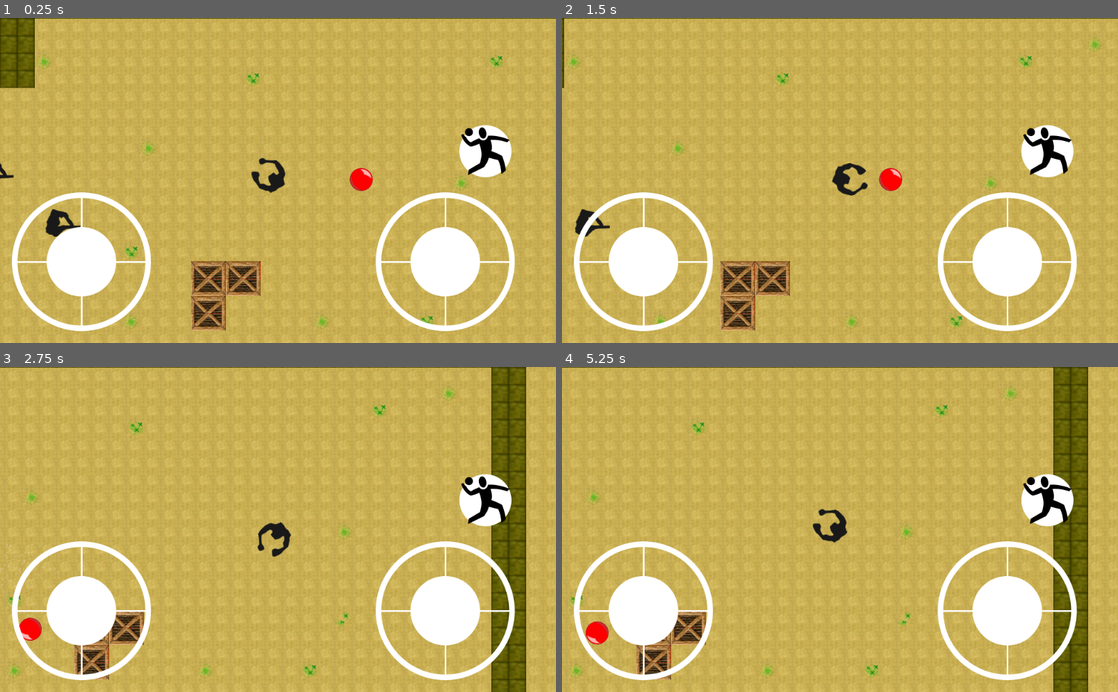
Above: before the commit, frames 1-4 (two rows, left to right).
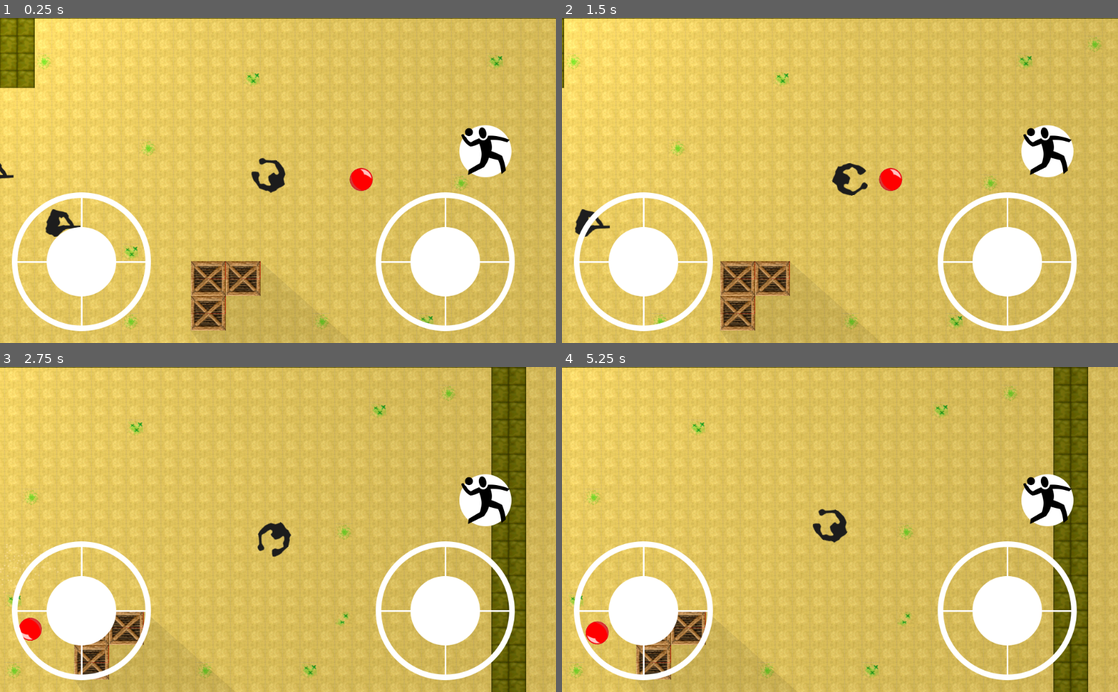
Above: after the commit, the same moments.

Repository: AndreMicheletti/queimada-rpg-godot
Game: Godot game, scene res://scenes/MainScene.tscn
Two runs of this game, one before a commit and one after it. Both use one fixed random seed, a clock stepped at 60 frames per second and the inputs below.
Inputs (mouse positions are in pixels of both pictures, inside the frame that each line leads up to):
- Up to frame 1 (0.25 s): no input
- Up to frame 2 (1.5 s): click (1045, 151) at 0.5 s; tap Enter at 1.25 s; move the mouse to (962, 164) at 1.27 s; hold D (move_right) from 1.28 s (still down); click (962, 164) at 1.35 s
- Up to frame 3 (2.75 s): release D (move_right) at 2 s; drag from (166, 545) to (250, 594) at 2.02 s
- Up to frame 4 (5.25 s): move the mouse to (895, 458) at 2.77 s; hold D (move_right) 2.78-3.5 s; click (895, 458) at 2.85 s; drag from (812, 594) to (673, 480) at 3.52 s; tap Space at 4.25 s; move the mouse to (1006, 578) at 4.27 s; hold A (move_left) 4.28-5 s; click (1006, 578) at 4.35 s; drag from (673, 480) to (756, 448) at 5.02 s

The runs differ from the first frame. In frame 1, 35% of the frame differs, in the area x 0-59%, y 0-100%; in frame 2, 30%; in frame 3, 18%; in frame 4, 18%.

Commit message:
added lights testing

Diff:
--- a/assets/dust.tres
+++ b/assets/dust.tres
@@ -23,11 +23,29 @@
 [sub_resource type="ConvexPolygonShape2D" id=7]
 points = PoolVector2Array( 0, 0, 32, 0, 32, 32, 0, 32 )
 
+[sub_resource type="ConvexPolygonShape2D" id=8]
+points = PoolVector2Array( 0, 0, 32, 0, 32, 32, 0, 32 )
+
+[sub_resource type="ConvexPolygonShape2D" id=9]
+points = PoolVector2Array( 0, 0, 32, 0, 32, 32, 0, 32 )
+
 [sub_resource type="ConvexPolygonShape2D" id=10]
 points = PoolVector2Array( 0, 0, 32, 0, 32, 32, 0, 32 )
 
+[sub_resource type="ConvexPolygonShape2D" id=11]
+points = PoolVector2Array( 0, 0, 32, 0, 32, 32, 0, 32 )
+
+[sub_resource type="OccluderPolygon2D" id=17]
+polygon = PoolVector2Array( 64, 0, 0, 0, 0, 32, 64, 32 )
+
+[sub_resource type="ConvexPolygonShape2D" id=12]
+points = PoolVector2Array( 64, 32, 0, 32, 0, 0, 64, 0 )
+
+[sub_resource type="OccluderPolygon2D" id=18]
+polygon = PoolVector2Array( 64, 32, 0, 32, 0, 0, 64, 0 )
+
 [sub_resource type="ConvexPolygonShape2D" id=13]
-points = PoolVector2Array( 0, 0, 32, 0, 32, 32, 0, 32 )
+points = PoolVector2Array( 64, 32, 0, 32, 0, 0, 64, 0 )
 
 [sub_resource type="ConvexPolygonShape2D" id=14]
 points = PoolVector2Array( 0, 0, 32, 0, 32, 32, 0, 32 )
@@ -35,19 +53,7 @@
 [sub_resource type="ConvexPolygonShape2D" id=15]
 points = PoolVector2Array( 0, 0, 32, 0, 32, 32, 0, 32 )
 
-[sub_resource type="ConvexPolygonShape2D" id=19]
-points = PoolVector2Array( 64, 32, 0, 32, 0, 0, 64, 0 )
-
-[sub_resource type="ConvexPolygonShape2D" id=20]
-points = PoolVector2Array( 64, 32, 0, 32, 0, 0, 64, 0 )
-
 [sub_resource type="ConvexPolygonShape2D" id=16]
-points = PoolVector2Array( 0, 0, 32, 0, 32, 32, 0, 32 )
-
-[sub_resource type="ConvexPolygonShape2D" id=17]
-points = PoolVector2Array( 0, 0, 32, 0, 32, 32, 0, 32 )
-
-[sub_resource type="ConvexPolygonShape2D" id=18]
 points = PoolVector2Array( 0, 0, 32, 0, 32, 32, 0, 32 )
 
 [resource]
@@ -590,17 +596,18 @@
 35/region = Rect2( 160, 224, 64, 32 )
 35/tile_mode = 0
 35/occluder_offset = Vector2( 0, 0 )
+35/occluder = SubResource( 17 )
 35/navigation_offset = Vector2( 0, 0 )
 35/shape_offset = Vector2( 0, 0 )
 35/shape_transform = Transform2D( 1, 0, 0, 1, 0, 0 )
-35/shape = SubResource( 19 )
+35/shape = SubResource( 12 )
 35/shape_one_way = false
 35/shape_one_way_margin = 1.0
 35/shapes = [ {
 "autotile_coord": Vector2( 0, 0 ),
 "one_way": false,
 "one_way_margin": 1.0,
-"shape": SubResource( 19 ),
+"shape": SubResource( 12 ),
 "shape_transform": Transform2D( 1, 0, 0, 1, 0, 0 )
 } ]
 35/z_index = 0
@@ -611,17 +618,18 @@
 36/region = Rect2( 64, 256, 64, 32 )
 36/tile_mode = 0
 36/occluder_offset = Vector2( 0, 0 )
+36/occluder = SubResource( 18 )
 36/navigation_offset = Vector2( 0, 0 )
 36/shape_offset = Vector2( 0, 0 )
 36/shape_transform = Transform2D( 1, 0, 0, 1, 0, 0 )
-36/shape = SubResource( 20 )
+36/shape = SubResource( 13 )
 36/shape_one_way = false
 36/shape_one_way_margin = 1.0
 36/shapes = [ {
 "autotile_coord": Vector2( 0, 0 ),
 "one_way": false,
 "one_way_margin": 1.0,
-"shape": SubResource( 20 ),
+"shape": SubResource( 13 ),
 "shape_transform": Transform2D( 1, 0, 0, 1, 0, 0 )
 } ]
 36/z_index = 0
--- a/scenes/MainScene.tscn
+++ b/scenes/MainScene.tscn
@@ -6,6 +6,7 @@
 [ext_resource path="res://Joystick/Joystick.tscn" type="PackedScene" id=4]
 [ext_resource path="res://Joystick/throwing-ball.png" type="Texture" id=5]
 [ext_resource path="res://scenes/Enemy.tscn" type="PackedScene" id=6]
+[ext_resource path="res://sprites/flare3.bmp" type="Texture" id=7]
 
 [node name="MainScene" type="Node"]
 
@@ -26,13 +27,22 @@
 format = 1
 tile_data = PoolIntArray( -262139, 0, 0, -262138, 0, 0, -262137, 0, 0, -262136, 0, 0, -262135, 0, 0, -262134, 0, 0, -26 …(5407 unchanged characters)…
 
+[node name="Lights" type="Node2D" parent="World"]
+
+[node name="Light2D" type="Light2D" parent="World/Lights"]
+position = Vector2( 95.8254, -100.079 )
+texture = ExtResource( 7 )
+texture_scale = 32.95
+energy = 0.59
+shadow_enabled = true
+
 [node name="Objects" type="Node2D" parent="World"]
 
 [node name="Player" parent="World/Objects" instance=ExtResource( 3 )]
 position = Vector2( 672.424, 234.734 )
 THROW_FORCE = 1500
-joystickLeftPath = NodePath("../../CanvasLayer/Joystick Left")
-joystickRightPath = NodePath("../../CanvasLayer/Joystick Right")
+joystickLeftPath = NodePath("../../../CanvasLayer/Joystick Left")
+joystickRightPath = NodePath("../../../CanvasLayer/Joystick Right")
 
 [node name="Ball" parent="World/Objects" instance=ExtResource( 2 )]
 position = Vector2( 825, 233 )
Not shown: 8 places in assets/dust.tres that only renumber resources
Not shown: 1 places in scenes/MainScene.tscn that only renumber resources
Binary file added: sprites/flare3.bmp
Not shown, added: sprites/flare3.bmp.import
